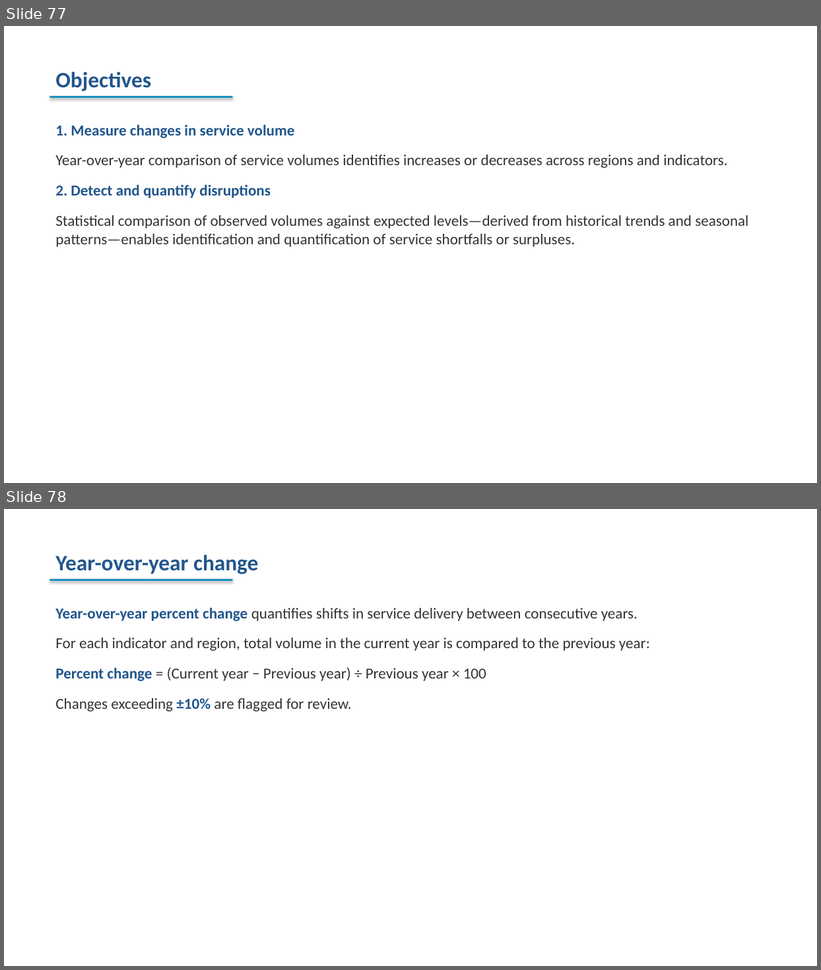
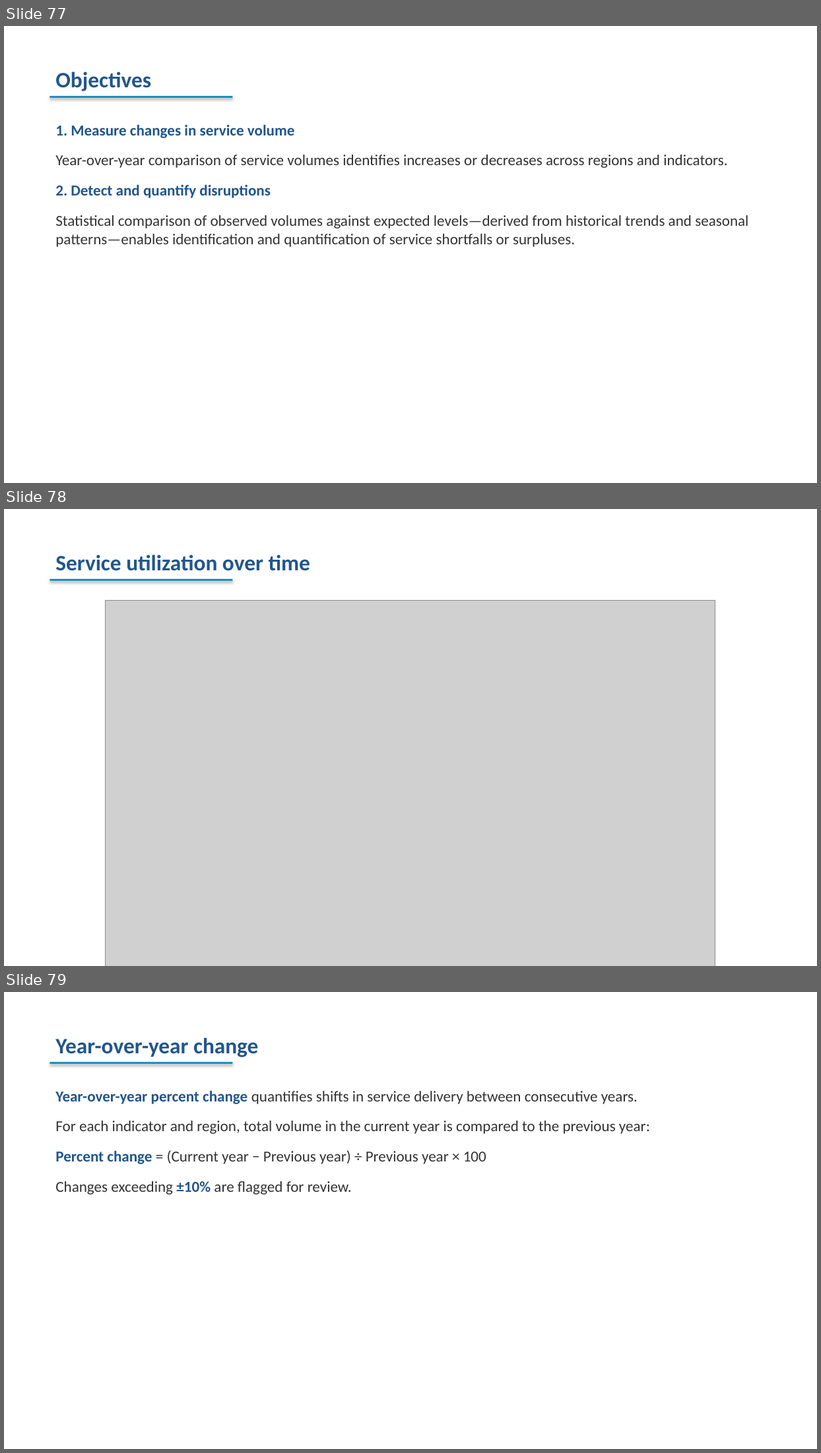
Before and after one commit to FASTR-Analytics/fastr-resource-hub, a slide deck: outputs/2026-zambia_deck.pptx. Shown one above the other, each under a label of ours: slides 77 and 78 before the commit, slides 77, 78 and 79 after it. The pictures are 821x970 and 821x1453 pixels, drawn with LibreOffice and Linux fonts; fonts in the diff are those of the drawing; grey boxes stand for pictures. Boxes give left, top, right and bottom in pixels: in the first picture for what was removed or moved away, otherwise in the second. Text is boxed around its words. In the diff, an @@ line names an element or a change of style, - is before the commit and + after.

Commit message:
edits on slides

```diff
--- a/outputs/2026-zambia_deck.pptx
+++ b/outputs/2026-zambia_deck.pptx
@@ slide 78 added at (4, 509, 817, 966), background #FFFFFF @@
@@ text added at (55, 555, 310, 571), 26 pt, text #21568C, bold @@
+Service utilization over time
@@ rectangle added at (50, 579, 233, 581), fill #1A90C0 @@
@@ picture added at (106, 601, 716, 966) @@
@@ what was slide 78 is now slide 79 @@
```
Also in this commit, not shown: 1 slide changed, 18 other files.
